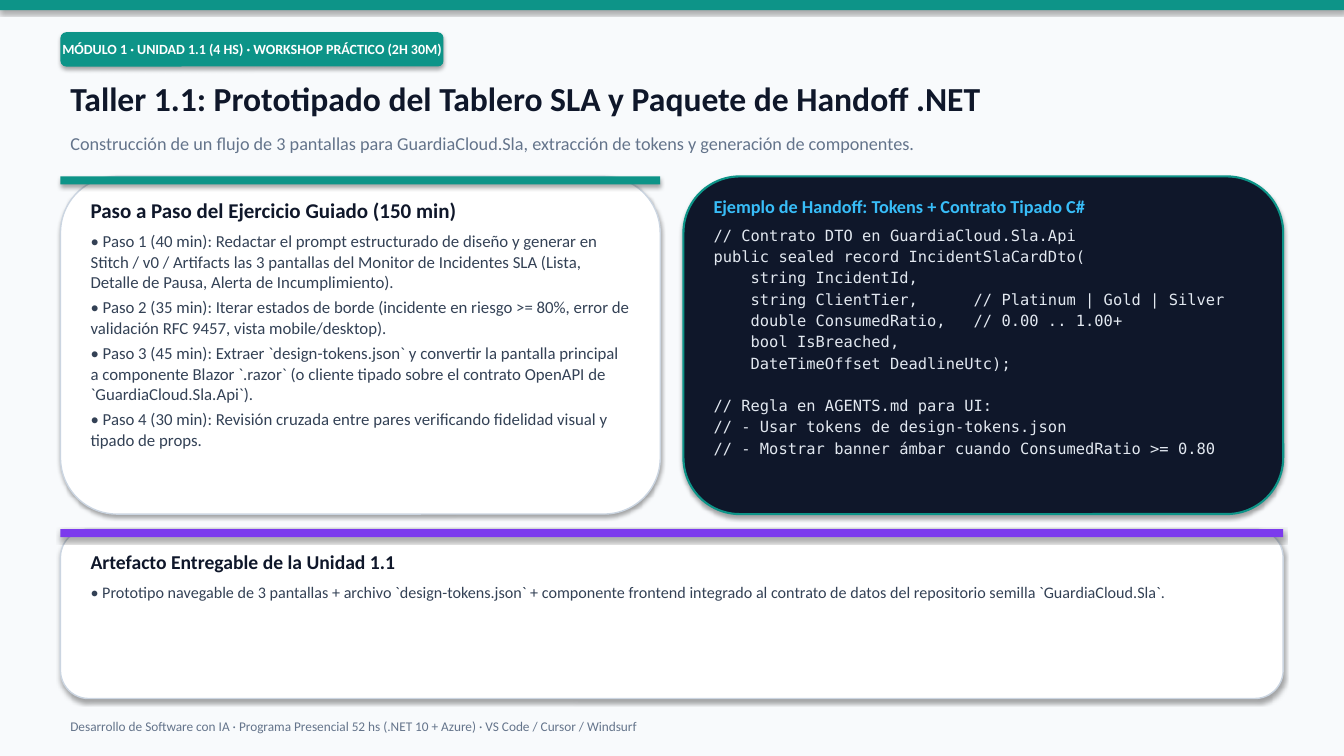
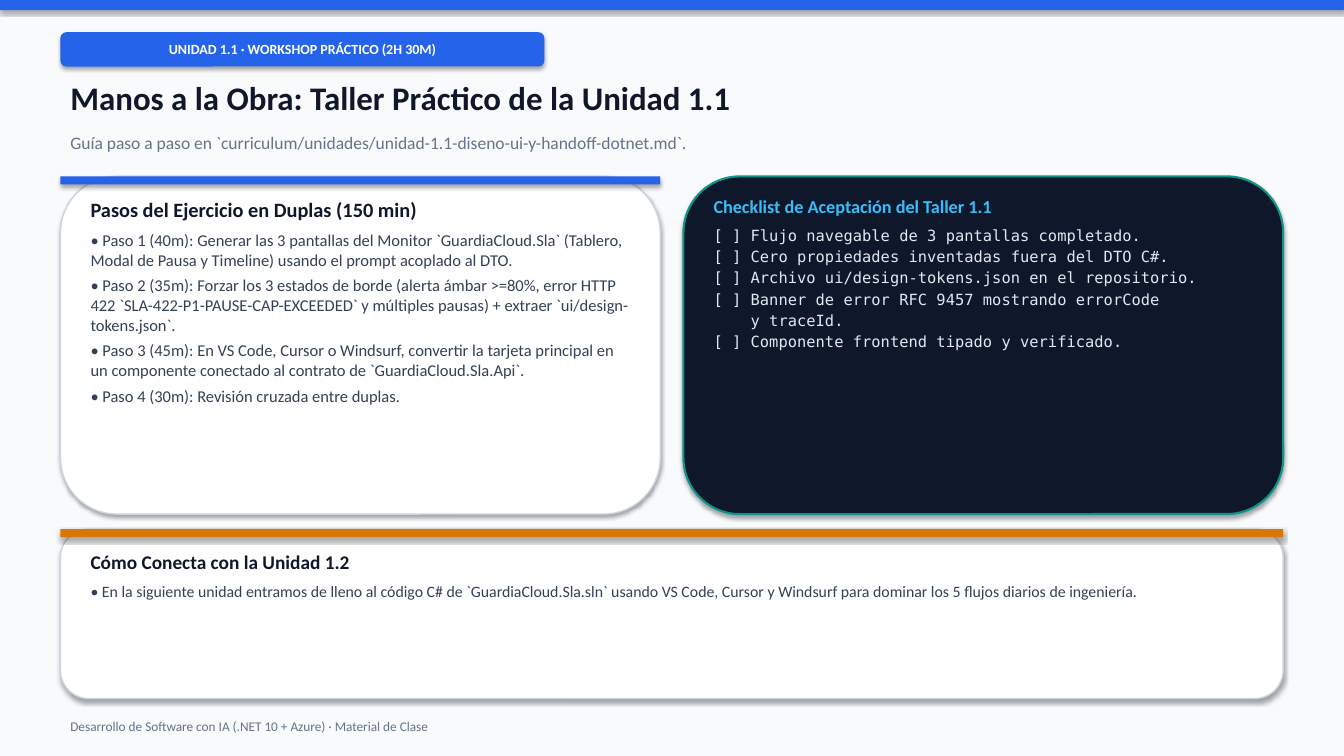
Before and after one commit to fabzter/curso_ai, a slide deck: slide 7 of curriculum/2026-11-03_curso-completo-desarrollo-sw-con-ia.pptx (slide 6 before the commit). Drawn at 1344x756 pixels with LibreOffice and Linux fonts; fonts in the diff are those of the drawing. Boxes give left, top, right and bottom in pixels: in the first picture for what was removed or moved away, otherwise in the second. Text is boxed around its words. In the diff, an @@ line names an element or a change of style, - is before the commit and + after.

```diff
--- a/curriculum/2026-11-03_curso-completo-desarrollo-sw-con-ia.pptx
+++ b/curriculum/2026-11-03_curso-completo-desarrollo-sw-con-ia.pptx
@@ rounded rectangle "UNIDAD 1.1 · WORKSHOP PRÁCTICO ...": place and size @@
-rounded rectangle "UNIDAD 1.1 · WORKSHOP PRÁCTICO ..." at [60,32,444,67]
+rounded rectangle "UNIDAD 1.1 · WORKSHOP PRÁCTICO ..." at [60,32,544,67]
@@ text in rounded rectangle at [169,43,436,56]: text changed @@
-MÓDULO 1 · UNIDAD 1.1 (4 HS) · WORKSHOP PRÁCTICO (2H 30M)
+UNIDAD 1.1 · WORKSHOP PRÁCTICO (2H 30M)
@@ text at [70,87,730,111]: text changed; size 24 to 23.5 pt @@
-Taller 1.1: Prototipado del Tablero SLA y Paquete de Handoff .NET
+Manos a la Obra: Taller Práctico de la Unidad 1.1
@@ text at [70,137,686,152]: text changed; size 13 to 12.5 pt @@
-Construcción de un flujo de 3 pantallas para GuardiaCloud.Sla, extracción de tokens y generación de componentes.
+Guía paso a paso en `curriculum/unidades/unidad-1.1-diseno-ui-y-handoff-dotnet.md`.
@@ fill #0D9488 to #2563EB in 3 elements at [60,32,544,67], [0,0,1344,10], [60,176,660,185] @@
@@ text at [91,202,628,405]: text changed; size 12 to 11.8 pt @@
-Paso a Paso del Ejercicio Guiado (150 min)
-• Paso 1 (40 min): Redactar el prompt estructurado de diseño y generar en Stitch / v0 / Artifacts las 3 pantallas del Monitor de Incidentes SLA (Lista, Detalle de Pausa, Alerta de Incumplimiento).
-• Paso 2 (35 min): Iterar estados de borde (incidente en riesgo >= 80%, error de validación RFC 9457, vista mobile/desktop).
-• Paso 3 (45 min): Extraer `design-tokens.json` y convertir la pantalla principal a componente Blazor `.razor` (o cliente tipado sobre el contrato OpenAPI de `GuardiaCloud.Sla.Api`).
-• Paso 4 (30 min): Revisión cruzada entre pares verificando fidelidad visual y tipado de props.
+Pasos del Ejercicio en Duplas (150 min)
+• Paso 1 (40m): Generar las 3 pantallas del Monitor `GuardiaCloud.Sla` (Tablero, Modal de Pausa y Timeline) usando el prompt acoplado al DTO.
+• Paso 2 (35m): Forzar los 3 estados de borde (alerta ámbar >=80%, error HTTP 422 `SLA-422-P1-PAUSE-CAP-EXCEEDED` y múltiples pausas) + extraer `ui/design-tokens.json`.
+• Paso 3 (45m): En VS Code, Cursor o Windsurf, convertir la tarjeta principal en un componente conectado al contrato de `GuardiaCloud.Sla.Api`.
+• Paso 4 (30m): Revisión cruzada entre duplas.
@@ text at [714,200,1196,351]: text changed @@
-Ejemplo de Handoff: Tokens + Contrato Tipado C#
-// Contrato DTO en GuardiaCloud.Sla.Api
-public sealed record IncidentSlaCardDto(
-string IncidentId,
-string ClientTier, // Platinum | Gold | Silver
-double ConsumedRatio, // 0.00 .. 1.00+
-bool IsBreached,
-DateTimeOffset DeadlineUtc);
-// Regla en AGENTS.md para UI:
-// - Usar tokens de design-tokens.json
-// - Mostrar banner ámbar cuando ConsumedRatio >= 0.80
+Checklist de Aceptación del Taller 1.1
+[ ] Flujo navegable de 3 pantallas completado.
+[ ] Cero propiedades inventadas fuera del DTO C#.
+[ ] Archivo ui/design-tokens.json en el repositorio.
+[ ] Banner de error RFC 9457 mostrando errorCode
+y traceId.
+[ ] Componente frontend tipado y verificado.
@@ rectangle at [60,529,1284,537]: fill #7C3AED to #D97706 @@
@@ text at [91,555,1137,600]: text changed; size 11.5 to 11.3 pt @@
-Artefacto Entregable de la Unidad 1.1
-• Prototipo navegable de 3 pantallas + archivo `design-tokens.json` + componente frontend integrado al contrato de datos del repositorio semilla `GuardiaCloud.Sla`.
+Cómo Conecta con la Unidad 1.2
+• En la siguiente unidad entramos de lleno al código C# de `GuardiaCloud.Sla.sln` usando VS Code, Cursor y Windsurf para dominar los 5 flujos diarios de ingeniería.
@@ text at [70,721,428,733]: text changed @@
-Desarrollo de Software con IA · Programa Presencial 52 hs (.NET 10 + Azure) · VS Code / Cursor / Windsurf
+Desarrollo de Software con IA (.NET 10 + Azure) · Material de Clase
```
Also in this commit, not shown: 14 other slides changed, 21 slides added, 14 slides removed, 33 other files.
